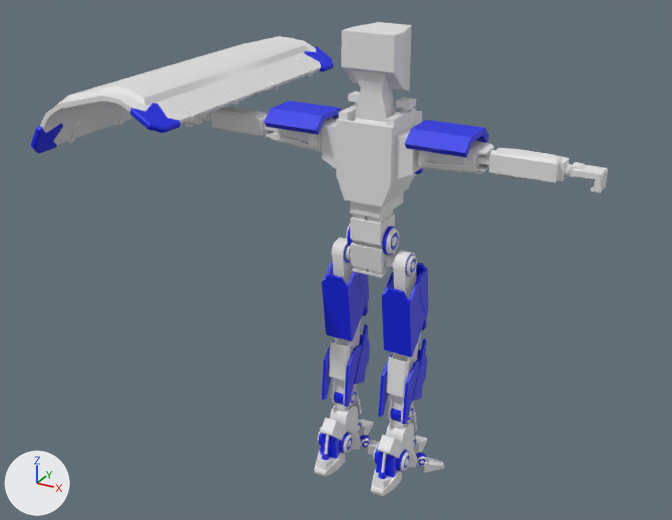
Before and after pictures for a commit that changed the FBX model AllStar/Assets/03.Prefab/Monsters/General_Monster/Move/Monster_Police.fbx.
Before and after are seen from a 50 mm lens placed at (0.871, -1.753, 1.417), pointed at (-0.102, 0.016, 0.532). The lights are fixed; the arrows at lower left show +X, +Y and +Z. Where no turn or scale is listed for an object, it has been applied to the vertices.
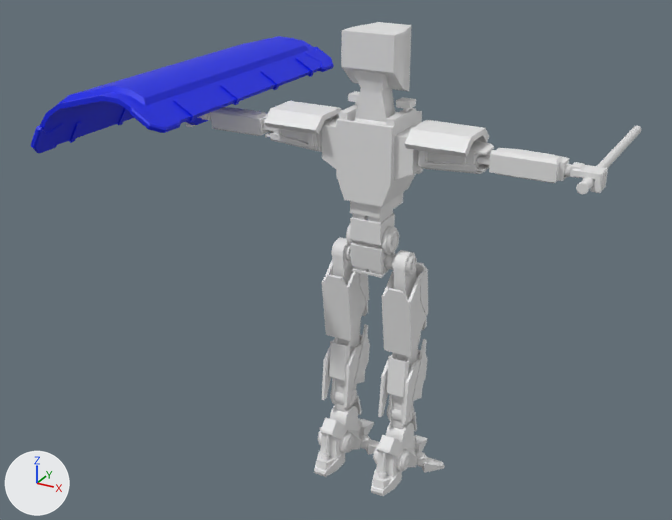
Changed parts and their boxes [x1, y1, x2, y2] in the pictures (672 x 520 px; the box of a moved part takes in the faces that stretch with it):
'Monster_PoliceRobot_Melee', added: after [576, 126, 641, 194]
part 1 of me_cube_001, cut back: before [318, 339, 428, 496]; after [322, 453, 402, 496]
part 2 of me_cube_001, moved or reshaped: before [186, 107, 608, 193]; after [192, 107, 607, 183]
part 3 of me_cube_001, recoloured (blue to white): [264, 101, 489, 478] in both
part 4 of me_cube, recoloured (white to blue): [40, 36, 321, 145] in both

The edits, one by one:
Material 'Monster_PoliceRobot_Melee' (mat_monster_policerobot_melee) is new.
Its base color is (0.8, 0.8, 0.8) (white #e7e7e7).
me_cube is used by ob_cube_003; location (-0.498, 0.009, 0.93).
me_cube had 503 vertices, 484 faces and spanned x -0.168..0.203, y -0.369..0.369, z -0.124..0.045.
me_cube now has 496 vertices, 468 faces and spans x -0.168..0.203, y -0.369..0.369, z -0.124..0.045.
me_cube part 4: 332 faces spanning x -0.168..0.202, y -0.361..0.361, z -0.123..0.045 switch from mat_material_monster_police_basecolor (white #e7e7e7) to mat_material_monster_police_pointcolor (blue #001de7).
me_cube_001 is used by ob_cube_001; location (0.0, 0.0, 0.0).
me_cube_001 had 6924 vertices, 6424 faces and spanned x -0.497..0.497, y -0.111..0.155, z 0.003..1.078.
me_cube_001 now has 6530 vertices, 6018 faces and spans x -0.497..0.497, y -0.111..0.155, z 0.003..1.078.
me_cube_001 part 1: 68 vertices moved from x -0.106..0.106, y -0.092..-0.07, z 0.028..0.049 to x -0.106..0.106, y -0.092..-0.068, z 0.028..0.05; 272 vertices removed from x -0.14..0.14, y -0.056..0.086, z 0.009..0.326.
me_cube_001 part 2: 2 vertices moved from x -0.043..0.043, y 0.049, z 0.918 to x -0.044..0.044, y 0.049, z 0.918; 212 vertices removed from x -0.497..0.497, y -0.026..0.053, z 0.811..0.929; 128 vertices added at x -0.495..0.495, y -0.044..0.053, z 0.813..0.929.
me_cube_001 part 3: 1830 faces spanning x -0.237..0.237, y -0.092..0.117, z 0.015..1.05 switch from mat_material_monster_police_pointcolor (blue #001de7) to mat_material_monster_police_basecolor (white #e7e7e7).
Mesh me_cube_010 is new.
It has 302 vertices, 312 faces and spans x 0.458..0.484, y -0.054..0.421, z 0.815..0.841.
It uses material mat_monster_policerobot_melee (white #e7e7e7).
Object 'Monster_PoliceRobot_Melee' (ob_monster_policerobot_melee) is new; it shows me_cube_010.
Its location is (0.0, 0.0, 0.0).
